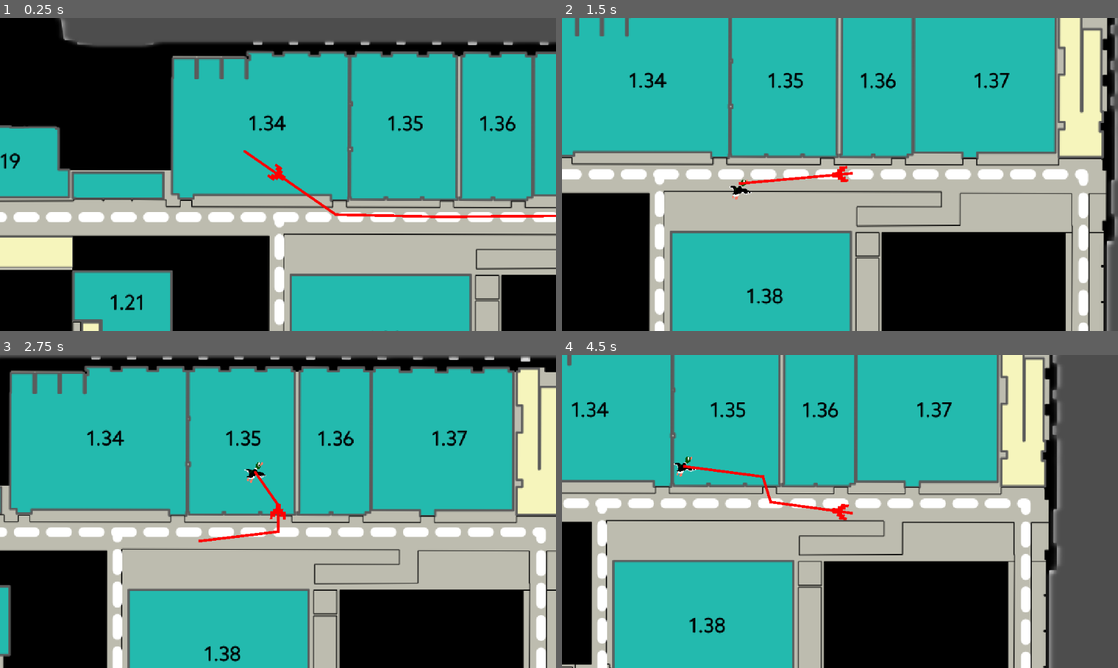
Above: before the commit, frames 1-4 (two rows, left to right).
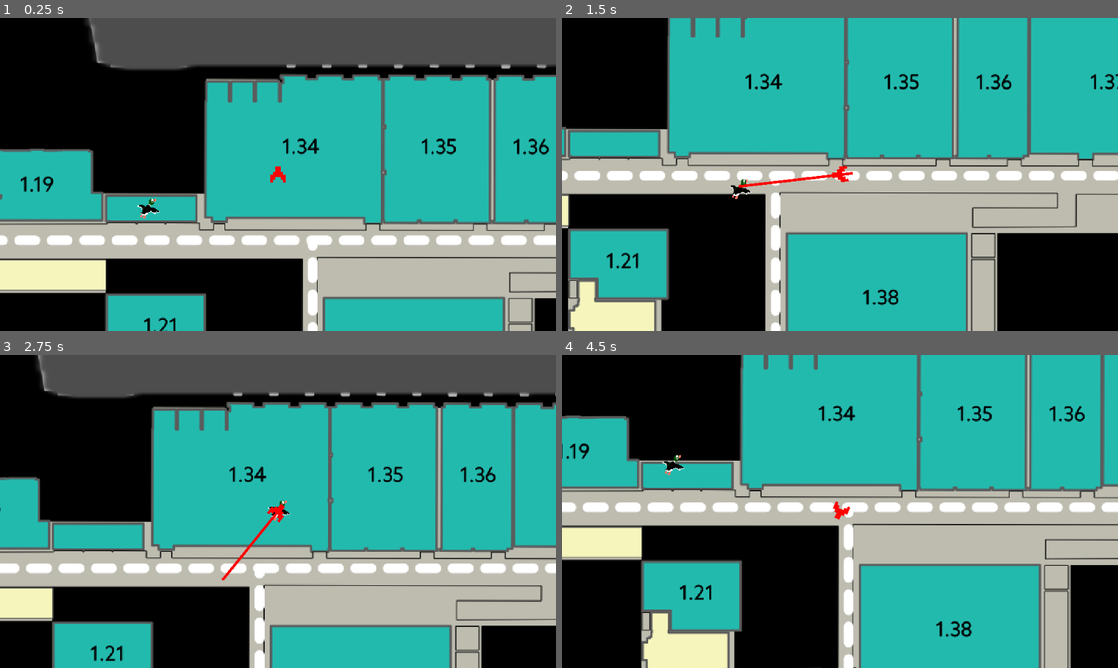
Above: after the commit, the same moments.

Repository: hamzuh/Navigation-Team-Project-A12_1
Game: Godot game, scene res://Scenes/mainScene.tscn
Two runs of this game, one before a commit and one after it. Both use one fixed random seed, a clock stepped at 60 frames per second and the inputs below.
Inputs (mouse positions are in pixels of both pictures, inside the frame that each line leads up to):
- Up to frame 1 (0.25 s): no input
- Up to frame 2 (1.5 s): move the mouse to (962, 158) at 0.52 s; click (962, 158) at 0.67 s; move the mouse to (728, 190) at 1.27 s; click (728, 190) at 1.42 s
- Up to frame 3 (2.75 s): move the mouse to (333, 442) at 2.02 s; click (333, 442) at 2.17 s
- Up to frame 4 (4.5 s): move the mouse to (812, 574) at 2.77 s; click (812, 574) at 2.92 s; move the mouse to (1006, 558) at 3.52 s; click (1006, 558) at 3.67 s; move the mouse to (673, 464) at 4.27 s; click (673, 464) at 4.42 s

The runs differ from the first frame. In frame 1, 43% of the frame differs, in the area x 0-100%, y 0-100%; in frame 2, 50%; in frame 3, 66%; in frame 4, 64%.

Commit message:
Stopped the agent from moving when the goal is unreachable, and prints the distance for each journey

Diff:
--- a/Scenes/mainScene.tscn
+++ b/Scenes/mainScene.tscn
@@ -12,7 +12,7 @@
 
 [node name="goal" parent="." instance=ExtResource("2_m8nr8")]
 z_index = 1
-position = Vector2(1119, -69)
+position = Vector2(531, 29)
 
 [node name="user" parent="." instance=ExtResource("2_hewda")]
 z_index = 1
--- a/Scripts/user.gd
+++ b/Scripts/user.gd
@@ -1,16 +1,17 @@
 extends CharacterBody2D
-
-var movement_speed: float = 200.0
 
 @onready var sprite = $Sprite2D
 @onready var movement_target_position: Vector2 = get_parent().get_destination().position
 @onready var navigation_agent: NavigationAgent2D = $NavigationAgent2D
+
+var movement_speed: float = 200.0
 
 func _ready():
 	# These values need to be adjusted for the actor's speed
 	# and the navigation layout.
 	navigation_agent.path_desired_distance = 4.0
 	navigation_agent.target_desired_distance = 4.0
+	navigation_agent.debug_enabled = true
 
 	# Make sure to not await during _ready.
 	actor_setup.call_deferred()
@@ -24,8 +25,20 @@
 
 func set_movement_target(movement_target: Vector2):
 	navigation_agent.target_position = movement_target
+	if not navigation_agent.is_target_reachable():
+		navigation_agent.debug_enabled = false
+		print("Path not reachable")
+		return
+	navigation_agent.debug_enabled = true
+	print(navigation_agent.distance_to_target())
+	# Use this with scale to print out distance in metres?
+	# get_path_length() / is_target_reachable() might be useful
 
 func _physics_process(delta):
+	if not navigation_agent.is_target_reachable():
+		navigation_agent.debug_enabled = false
+		return
+
 	if navigation_agent.is_navigation_finished():
 		return
 
